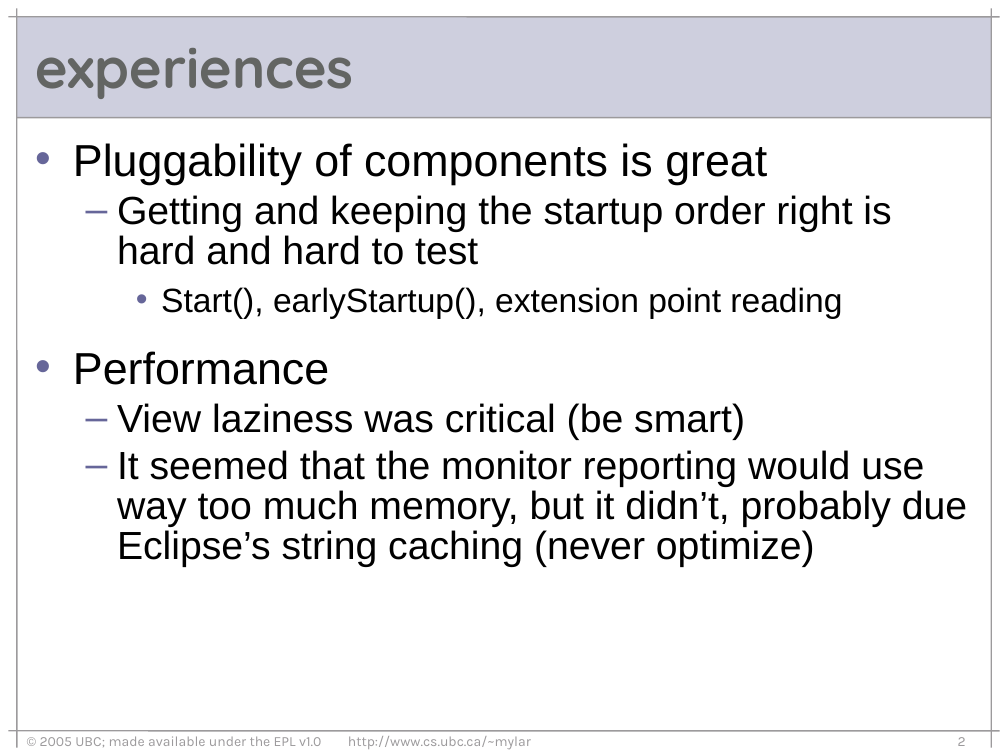
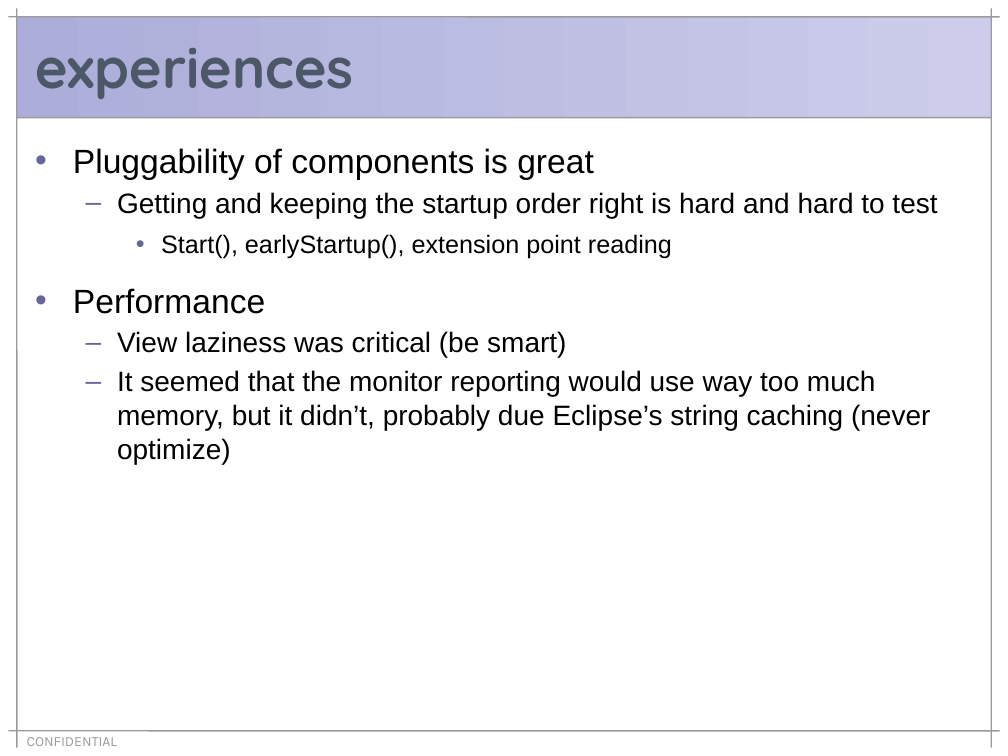
Before and after one commit to eclipse-mylyn/mylyn-website, a slide deck: slide 8 of publications/2006-03-mylar-eclipsecon.ppt (slide 2 before the commit). Drawn at 1008x756 pixels with LibreOffice and Linux fonts; fonts in the diff are those of the drawing. Boxes give left, top, right and bottom in pixels: in the first picture for what was removed or moved away, otherwise in the second. Text is boxed around its words. In the diff, an @@ line names an element or a change of style, - is before the commit and + after.

```diff
--- a/publications/2006-03-mylar-eclipsecon.ppt
+++ b/publications/2006-03-mylar-eclipsecon.ppt
@@ rectangle at <box>17,17,992,118</box>: fill #CECFDE to gradient #CDCDEB to #ACADD9 @@
@@ title "experiences" at <box>35,48,353,99</box>: text colour #636563 to #4C5768 @@
@@ text "Pluggability of components is great" at <box>73,148,937,464</box>: size 32 to 24 pt in "Pluggability of components is great", "Performance"; size 28 to 20 pt in "Getting and keeping the startup order right ...", "View laziness was critical (be smart)", "It seemed that the monitor reporting would ..."; size 24 to 18 pt in "Start(), earlyStartup(), extension point reading"; line spacing 0.85 to 1; less space between paragraphs @@
@@ text at <box>27,737,117,746</box>: text changed @@
-© 2005 UBC; made available under the EPL v1.0 http://www.cs.ubc.ca/~mylar
+CONFIDENTIAL
@@ page number removed at <box>958,737,966,746</box> @@
-2
```
Also in this commit, not shown: 1 other slide changed, 7 slides added, 1 slide removed.
